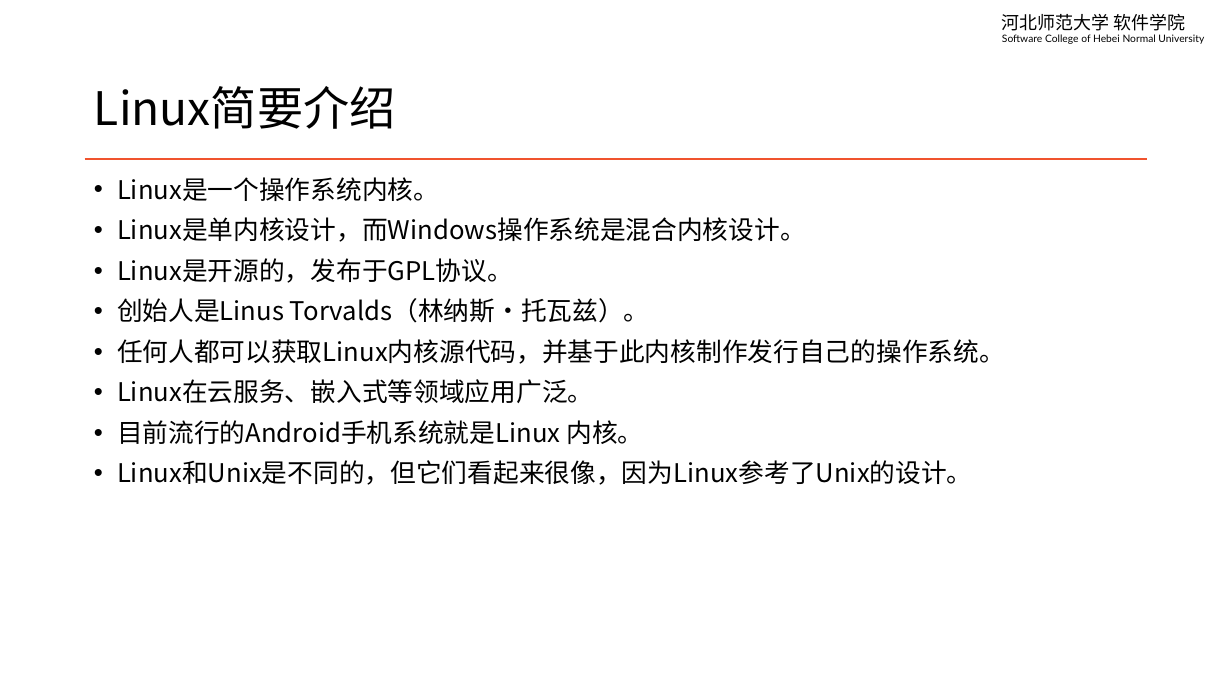
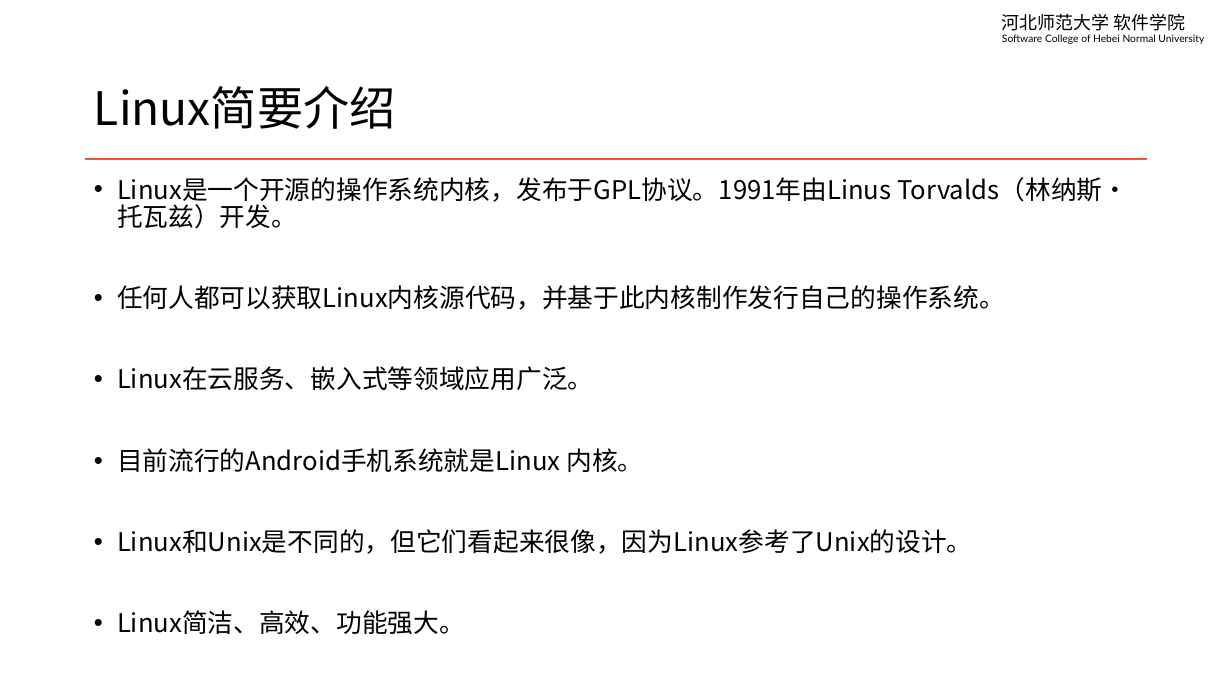
Before and after one commit to edu2act/course-linux-system, a slide deck: slide 2 of materials/slides/ch01-linux-history-and-install.pptx (slide 3 before the commit). Drawn at 1232x693 pixels with LibreOffice and Linux fonts; fonts in the diff are those of the drawing. Boxes give left, top, right and bottom in pixels: in the first picture for what was removed or moved away, otherwise in the second. Text is boxed around its words. In the diff, an @@ line names an element or a change of style, - is before the commit and + after.

```diff
--- a/materials/slides/ch01-linux-history-and-install.pptx
+++ b/materials/slides/ch01-linux-history-and-install.pptx
@@ text at [117, 177, 1128, 229]: text changed @@
-• Linux是一个操作系统内核。
-• Linux是单内核设计，而Windows操作系统是混合内核设计。
-• Linux是开源的，发布于GPL协议。
-• 创始人是Linus Torvalds（林纳斯·托瓦兹）。
+• Linux是一个开源的操作系统内核，发布于GPL协议。1991年由Linus Torvalds（林纳斯·托瓦兹）开发。
@@ text at [117, 610, 465, 634]: paragraph added @@
+• Linux简洁、高效、功能强大。
```
Also in this commit, not shown: 4 other slides changed, 4 other files.
